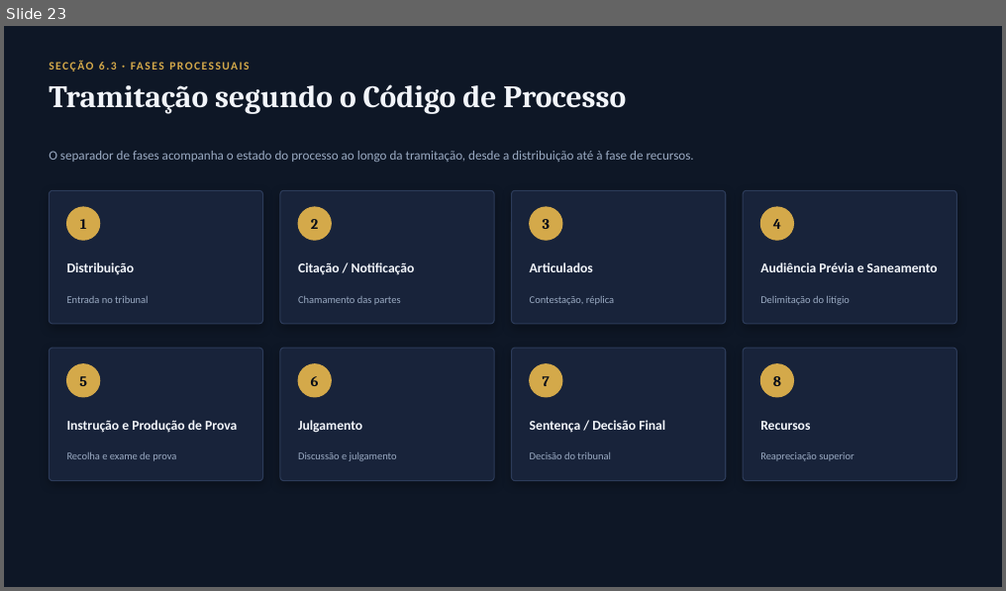
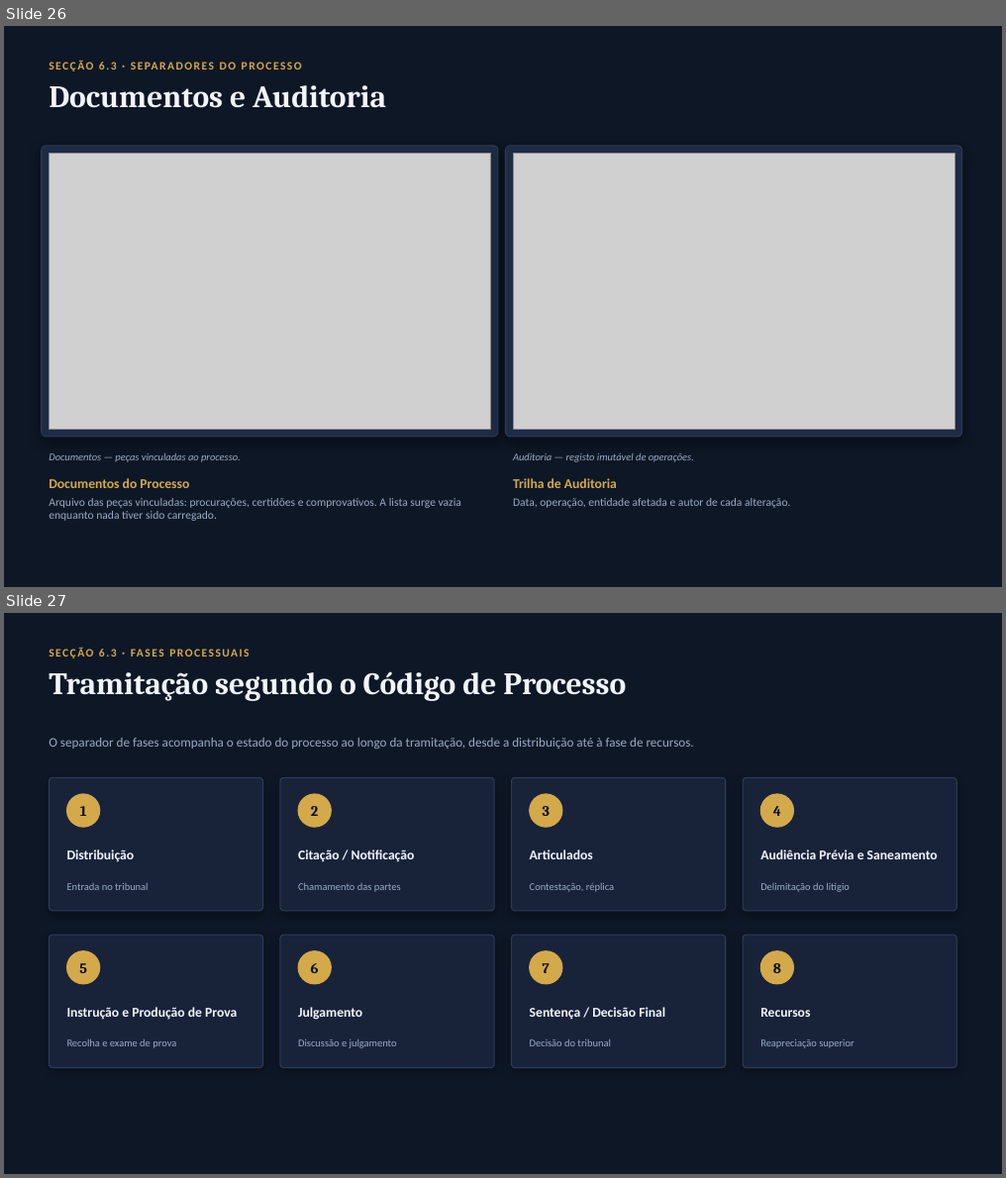
Before and after one commit to tchspprtcv/lexcv, a slide deck: docs/MANUAL_DO_UTILIZADOR.pptx. Shown one above the other, each under a label of ours: slide 23 before the commit, slides 26 and 27 after it. The pictures are 1006x591 and 1006x1178 pixels, drawn with LibreOffice and Linux fonts; fonts in the diff are those of the drawing; grey boxes stand for pictures. Boxes give left, top, right and bottom in pixels: in the first picture for what was removed or moved away, otherwise in the second. Text is boxed around its words. In the diff, an @@ line names an element or a change of style, - is before the commit and + after.

```diff
--- a/docs/MANUAL_DO_UTILIZADOR.pptx
+++ b/docs/MANUAL_DO_UTILIZADOR.pptx
@@ slide 26 added at [4,26,1002,587], background #0E1726 @@
@@ text added at [99,62,117,70], 11 pt, text #D4A94A, bold @@
+SECÇÃO 6.3 · SEPARADORES DO PROCESSO
@@ text added at [49,85,386,108], 30 pt, text #F2F5FA, bold @@
+Documentos e Auditoria
@@ rounded rectangle added at [42,146,498,437], fill #1E2B45, outline #2C3B59 1 pt @@
@@ picture added at [49,154,491,430] @@
@@ rounded rectangle added at [506,146,962,437], fill #1E2B45, outline #2C3B59 1 pt @@
@@ picture added at [513,154,954,430] @@
@@ text added at [49,454,241,463], 10 pt, text #9AAAC2, italic @@
+Documentos — peças vinculadas ao processo.
@@ text added at [513,454,694,463], 10 pt, text #9AAAC2, italic @@
+Auditoria — registo imutável de operações.
@@ text added at [49,478,189,488], 13 pt, text #D4A94A, bold @@
+Documentos do Processo
@@ text added at [49,498,461,521], 11 pt, text #9AAAC2 @@
+Arquivo das peças vinculadas: procurações, certidões e comprovativos. A lista surge vazia enquanto nada tiver sido carregado.
@@ text added at [513,478,617,488], 13 pt, text #D4A94A, bold @@
+Trilha de Auditoria
@@ text added at [513,498,790,508], 11 pt, text #9AAAC2 @@
+Data, operação, entidade afetada e autor de cada alteração.
@@ what was slide 23 is now slide 27 @@
```
Also in this commit, not shown: 1 slide changed, 3 other slides added, 11 other files.
